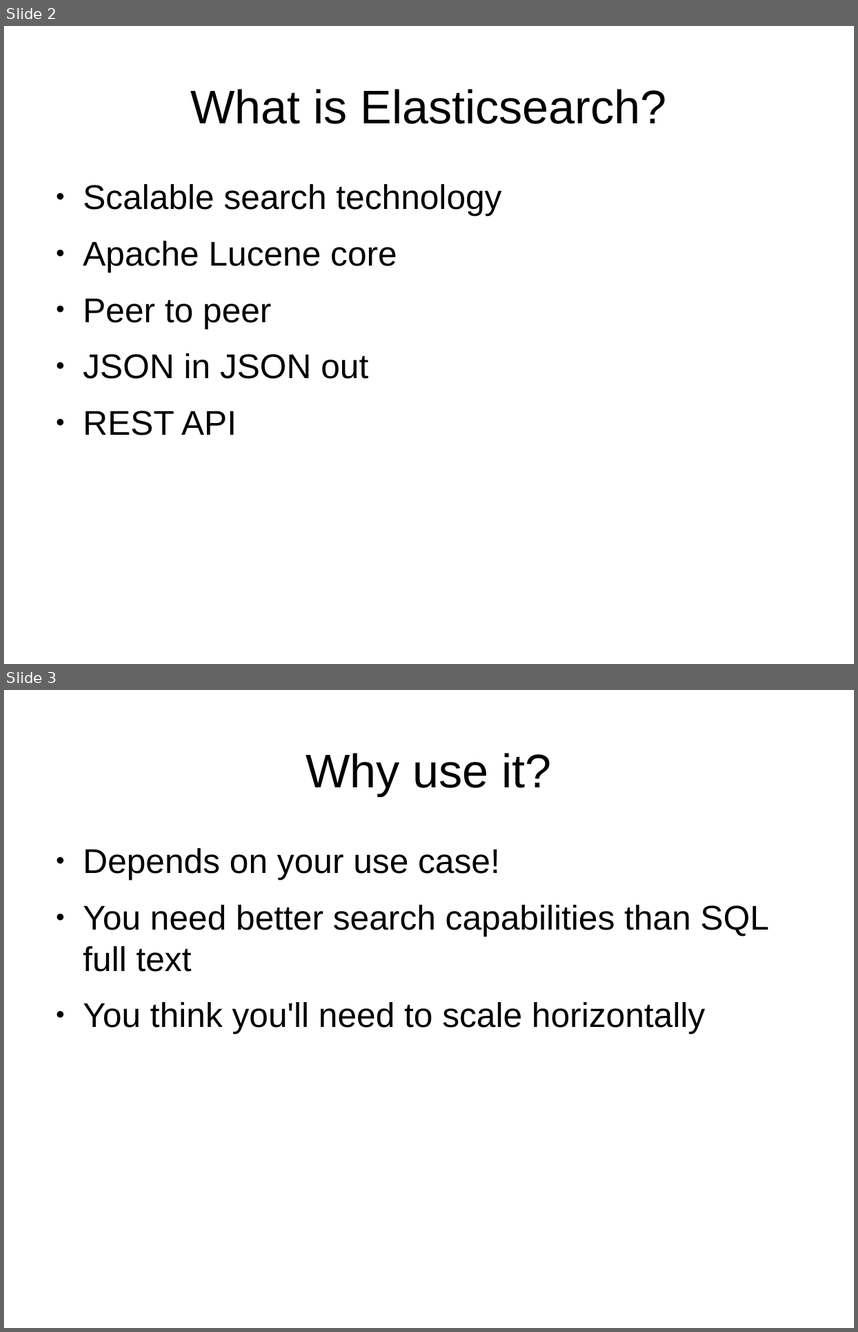
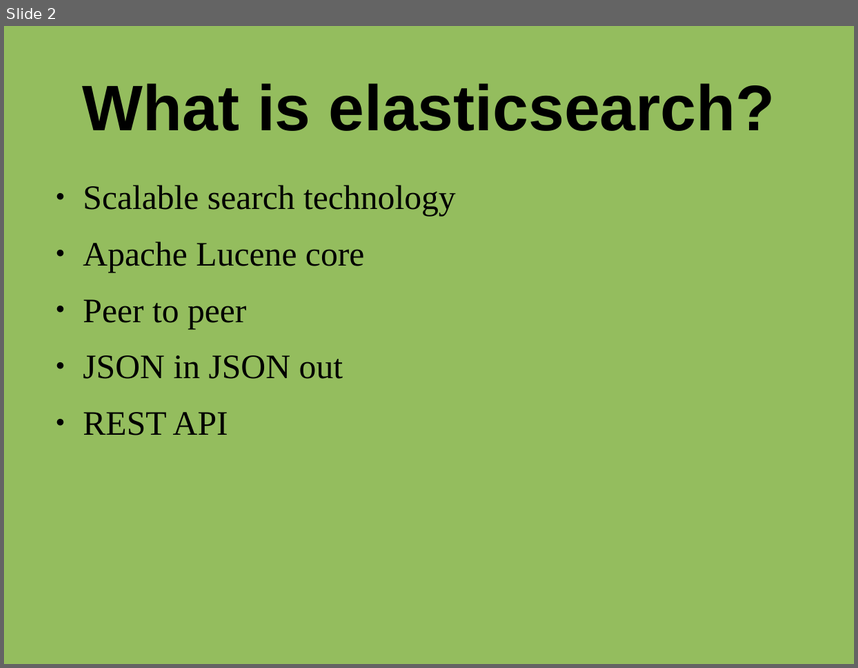
Before and after one commit to james1ewis/ElasticsearchForDBAs, a slide deck: Elasticsearch.odp. Shown one above the other, each under a label of ours: slides 2 and 3 before the commit, slide 2 after it. The pictures are 858x1332 and 858x668 pixels, drawn with LibreOffice and Linux fonts; fonts in the diff are those of the drawing. Boxes give left, top, right and bottom in pixels: in the first picture for what was removed or moved away, otherwise in the second. Text is boxed around its words. In the diff, an @@ line names an element or a change of style, - is before the commit and + after.

Commit message:
changed colour, added image, changed fonts

```diff
--- a/Elasticsearch.odp
+++ b/Elasticsearch.odp
@@ slide 3 removed at <box>4,690,854,1328</box>, background #FFFFFF @@
@@ title removed at <box>306,753,552,796</box> @@
-Why use it?
@@ text removed at <box>83,848,769,1034</box> @@
-● Depends on your use case!
-● You need better search capabilities than SQL full text
-● You think you'll need to scale horizontally
@@ slide 2 changed as well @@
@@ background #FFFFFF to #94BD5E @@
@@ title at <box>83,83,775,131</box>: text changed; size 44 to 60 pt; bold on @@
-What is Elasticsearch?
+What is elasticsearch?
@@ text "Scalable search technology" at <box>83,185,456,435</box>: font Arial to Times New Roman @@
```
Also in this commit, not shown: 14 other slides changed, 1 slide added.
